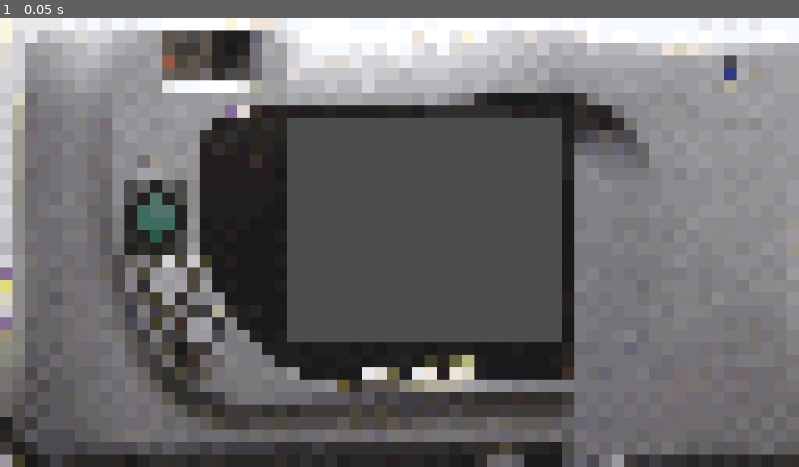
Above: before the commit, frame 1.
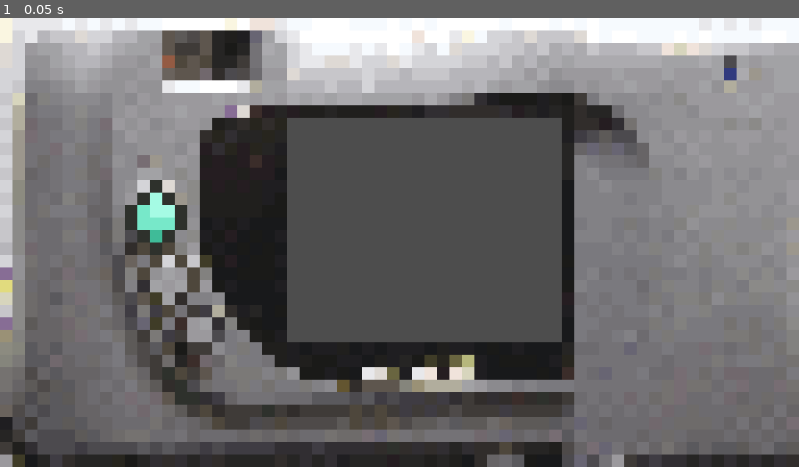
Above: after the commit, the same moment.

Repository: TheiaB/photo-course-game
Game: Godot game, scene res://ui/co-ui.tscn
The game is run twice, just before and just after one commit, with the same random seed, the same clock (stepped at 60 frames per second) and the same inputs. This scene is started directly instead of the project's main scene.
Inputs:
- Up to frame 1 (0.05 s): no input

The runs differ from the first frame. In frame 1, 0.9% of the frame differs, in the area x 15-24%, y 36-53%.

Commit message:
gitignore cache, dynamic scene, interface w cam

Diff:
--- a/project.godot
+++ b/project.godot
@@ -40,6 +40,11 @@
 "events": [Object(InputEventKey,"resource_local_to_scene":false,"resource_name":"","device":-1,"window_id":0,"alt_press …(191 unchanged characters)…
 ]
 }
+quit={
+"deadzone": 0.5,
+"events": [Object(InputEventKey,"resource_local_to_scene":false,"resource_name":"","device":-1,"window_id":0,"alt_pressed":false,"shift_pressed":false,"ctrl_pressed":false,"meta_pressed":false,"pressed":false,"keycode":0,"physical_keycode":4194305,"key_label":0,"unicode":0,"location":0,"echo":false,"script":null)
+]
+}
 
 [physics]
 
--- /dev/null
+++ b/scenes/interface-container.tscn
@@ -0,0 +1,3 @@
+[gd_scene format=3 uid="uid://cyvsh60ojlu18"]
+
+[node name="Interface-container" type="Node2D"]
--- /dev/null
+++ b/scripts/menu.gd
@@ -0,0 +1,31 @@
+extends Control
+
+@onready var texture_camera: TextureRect = $"texture-camera"
+@onready var animation_player: AnimationPlayer = $AnimationPlayer
+
+
+# Called when the node enters the scene tree for the first time.
+func _ready() -> void:
+	pass # Replace with function body.
+
+
+# Called every frame. 'delta' is the elapsed time since the previous frame.
+func _process(delta: float) -> void:
+	pass
+
+var menu_open := true
+func _input( event ):
+	if event.is_action_pressed('quit'):
+		print('esc')
+		if(menu_open and !animation_player.is_playing()):
+			animation_player.play('fullscreen')
+			#menu_open = false
+		elif(!animation_player.is_playing()):
+			animation_player.play_backwards('fullscreen')
+			#menu_open = true
+
+
+
+func _on_animation_player_animation_finished(anim_name: StringName) -> void:
+	menu_open = !menu_open
+	pass # Replace with function body.
--- a/ui/co-ui.tscn
+++ b/ui/co-ui.tscn
@@ -1,8 +1,49 @@
-[gd_scene load_steps=3 format=3 uid="uid://brp2xbhv4qjfd"]
+[gd_scene load_steps=8 format=3 uid="uid://brp2xbhv4qjfd"]
 
+[ext_resource type="Script" path="res://scripts/menu.gd" id="1_5dnbp"]
 [ext_resource type="Texture2D" uid="uid://c10isbeyev7vh" path="res://ui/cam.png" id="1_n142h"]
 
+[sub_resource type="StyleBoxEmpty" id="StyleBoxEmpty_vijmh"]
+
 [sub_resource type="StyleBoxEmpty" id="StyleBoxEmpty_d8ib8"]
+
+[sub_resource type="Animation" id="Animation_d2vq3"]
+length = 0.001
+tracks/0/type = "value"
+tracks/0/imported = false
+tracks/0/enabled = true
+tracks/0/path = NodePath("texture-camera:scale")
+tracks/0/interp = 1
+tracks/0/loop_wrap = true
+tracks/0/keys = {
+"times": PackedFloat32Array(0),
+"transitions": PackedFloat32Array(1),
+"update": 0,
+"values": [Vector2(1, 1)]
+}
+
+[sub_resource type="Animation" id="Animation_7l4a7"]
+resource_name = "fullscreen"
+length = 0.5
+step = 0.1
+tracks/0/type = "value"
+tracks/0/imported = false
+tracks/0/enabled = true
+tracks/0/path = NodePath("texture-camera:scale")
+tracks/0/interp = 1
+tracks/0/loop_wrap = true
+tracks/0/keys = {
+"times": PackedFloat32Array(-0.0666667, 0.5),
+"transitions": PackedFloat32Array(1, 1),
+"update": 0,
+"values": [Vector2(1, 1), Vector2(3.55, 3.55)]
+}
+
+[sub_resource type="AnimationLibrary" id="AnimationLibrary_1tmjo"]
+_data = {
+"RESET": SubResource("Animation_d2vq3"),
+"fullscreen": SubResource("Animation_7l4a7")
+}
 
 [node name="Control" type="Control"]
 layout_mode = 3
@@ -11,8 +52,9 @@
 anchor_bottom = 1.0
 grow_horizontal = 2
 grow_vertical = 2
+script = ExtResource("1_5dnbp")
 
-[node name="TextureRect" type="TextureRect" parent="."]
+[node name="texture-camera" type="TextureRect" parent="."]
 texture_filter = 1
 layout_mode = 1
 anchors_preset = 15
@@ -20,6 +62,7 @@
 anchor_bottom = 1.0
 grow_horizontal = 2
 grow_vertical = 2
+pivot_offset = Vector2(576, 324)
 texture = ExtResource("1_n142h")
 
 [node name="button" type="Panel" parent="."]
@@ -28,6 +71,7 @@
 offset_top = 234.0
 offset_right = 270.0
 offset_bottom = 342.0
+theme_override_styles/panel = SubResource("StyleBoxEmpty_vijmh")
 
 [node name="screen" type="Panel" parent="."]
 layout_mode = 0
@@ -36,3 +80,10 @@
 offset_right = 810.0
 offset_bottom = 468.0
 theme_override_styles/panel = SubResource("StyleBoxEmpty_d8ib8")
+
+[node name="AnimationPlayer" type="AnimationPlayer" parent="."]
+libraries = {
+"": SubResource("AnimationLibrary_1tmjo")
+}
+
+[connection signal="animation_finished" from="AnimationPlayer" to="." method="_on_animation_player_animation_finished"]
Renamed: scenes/interface-scene.tscn -> scenes/dynamic-scene.tscn
Not shown, added: .gitignore
